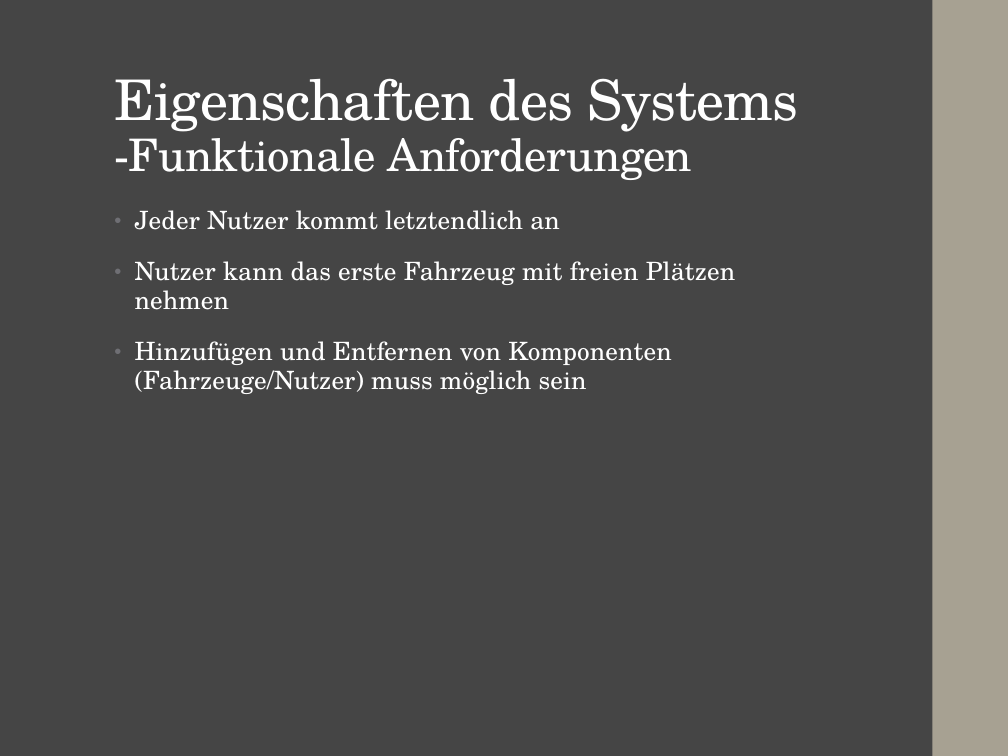
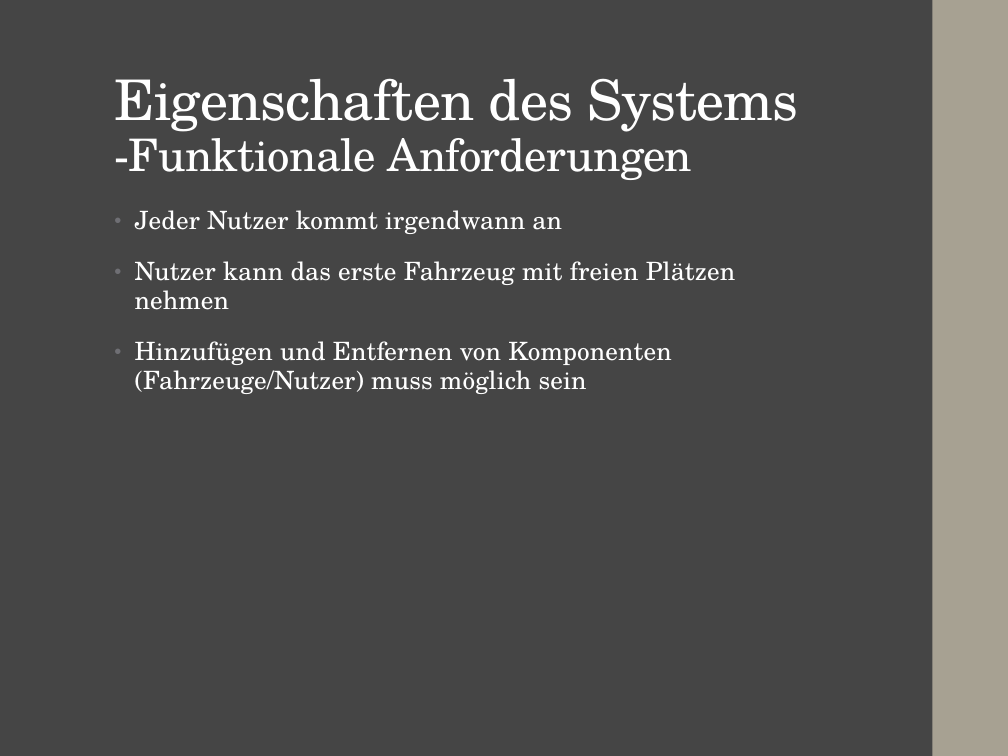
Before and after one commit to Finnfj/BTI-CPS, a slide deck: slide 11 of doc/Präsentation.pptx. Drawn at 1008x756 pixels with LibreOffice and Linux fonts; fonts in the diff are those of the drawing. Boxes give left, top, right and bottom in pixels: in the first picture for what was removed or moved away, otherwise in the second. Text is boxed around its words. In the diff, an @@ line names an element or a change of style, - is before the commit and + after.

```diff
--- a/doc/Präsentation.pptx
+++ b/doc/Präsentation.pptx
@@ text at (135, 210, 562, 234): text changed @@
-• Jeder Nutzer kommt letztendlich an
+• Jeder Nutzer kommt irgendwann an
```
Also in this commit, not shown: 8 other slides changed, 59 other files.
